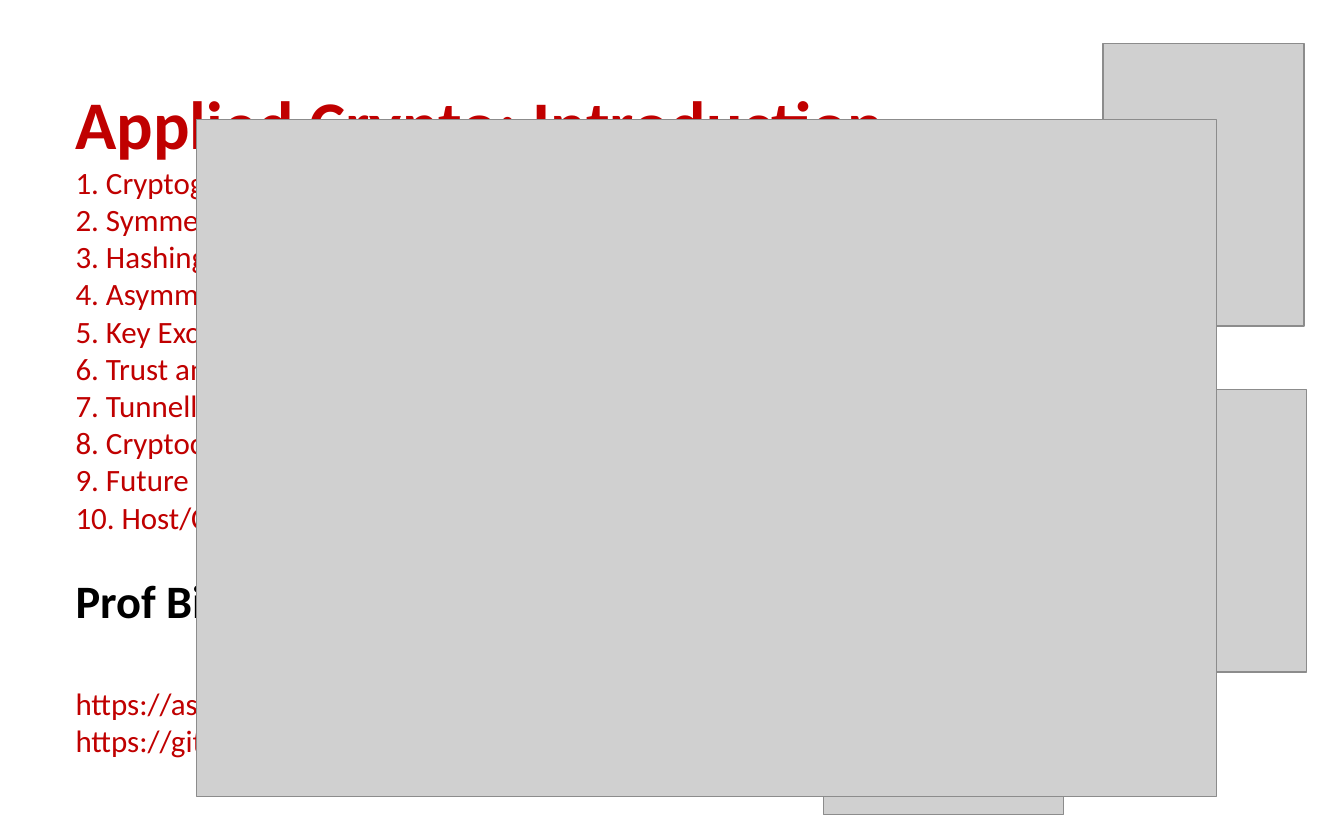
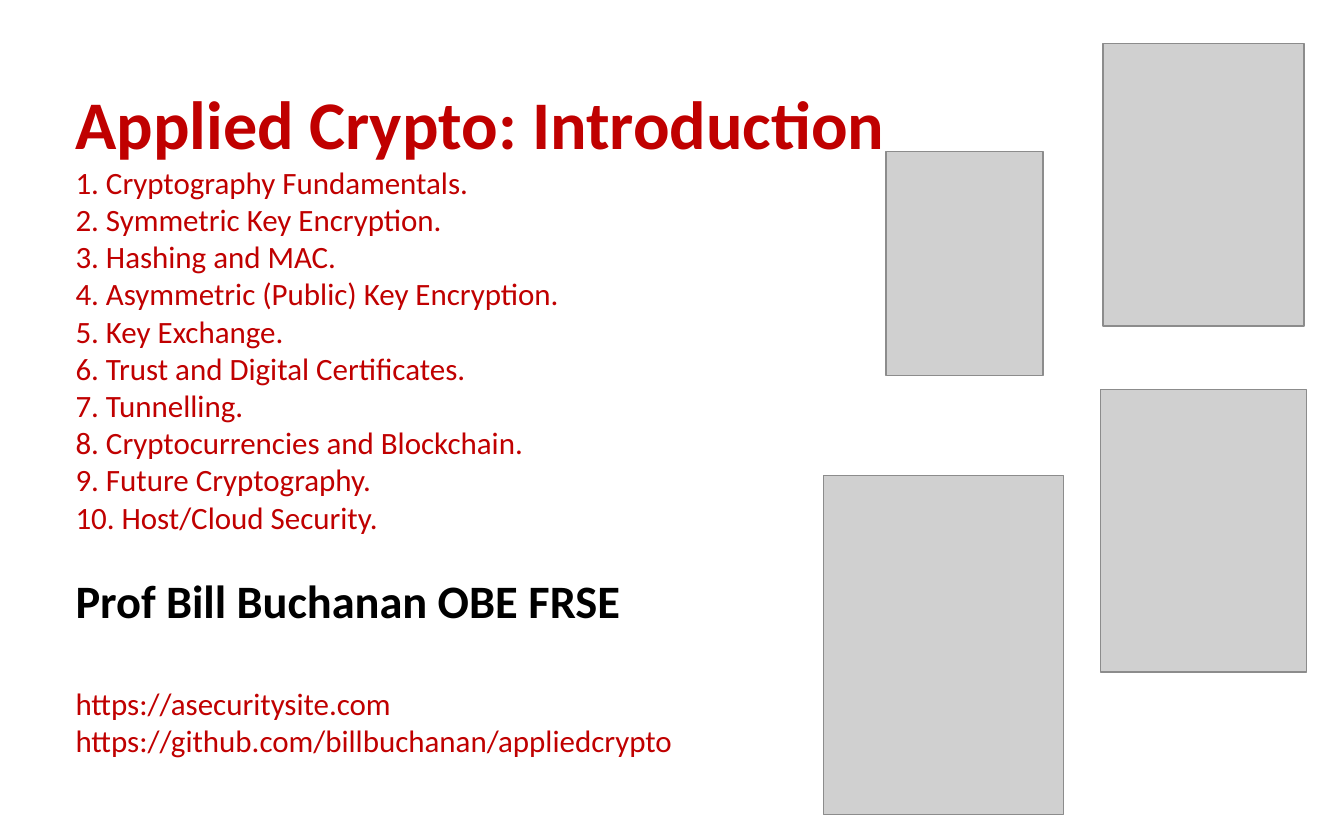
Before and after one commit to billbuchanan/appliedcrypto, a slide deck: slide 1 of unit00_introduction/unit01_introduction.pptx. Drawn at 1344x840 pixels with LibreOffice and Linux fonts; fonts in the diff are those of the drawing; grey boxes stand for pictures. Boxes give left, top, right and bottom in pixels: in the first picture for what was removed or moved away, otherwise in the second. Text is boxed around its words. In the diff, an @@ line names an element or a change of style, - is before the commit and + after.

```diff
--- a/unit00_introduction/unit01_introduction.pptx
+++ b/unit00_introduction/unit01_introduction.pptx
@@ picture removed at bbox=[196, 120, 1216, 797] @@
@@ picture added at bbox=[886, 151, 1043, 375] @@
@@ title at bbox=[76, 507, 672, 758]: text changed @@
-10. Host/Cloud Security.
-Prof Bill Buchanan OBE
-https://asecuritysite.com/encryption
-https://github.com/billbuchanan/appliedcrypto
+10. Host/Cloud Security.
+Prof Bill Buchanan OBE FRSE
+https://asecuritysite.com
+https://github.com/billbuchanan/appliedcrypto
```
Also in this commit, not shown: 3 other slides changed, 4 other files.
